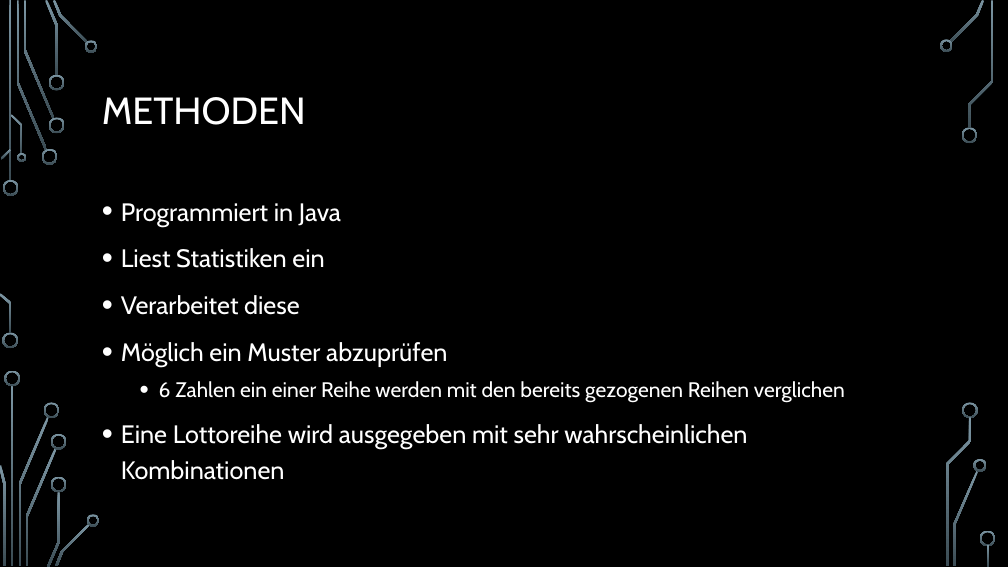
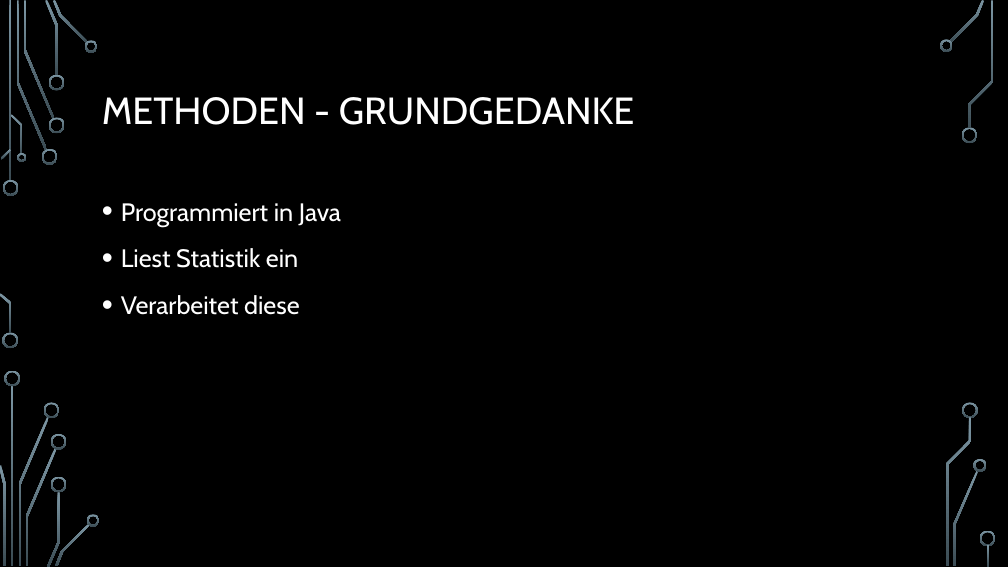
Before and after one commit to I4-Projektseminar-HHU-2017/i4-projekt-wissenstechnologien-lottogewinner-1, a slide deck: slide 7 of LottogewinnerPräsentation.pptx. Drawn at 1008x567 pixels with LibreOffice and Linux fonts; fonts in the diff are those of the drawing; background and template pictures are left out. Boxes give left, top, right and bottom in pixels: in the first picture for what was removed or moved away, otherwise in the second. Text is boxed around its words. In the diff, an @@ line names an element or a change of style, - is before the commit and + after.

```diff
--- a/LottogewinnerPräsentation.pptx
+++ b/LottogewinnerPräsentation.pptx
@@ title at [102,97,635,125]: text changed @@
-METHODEN
+METHODEN - GRUNDGEDANKE
@@ text at [121,248,298,268]: text changed @@
-• Liest Statistiken ein
+• Liest Statistik ein
@@ text at [121,342,845,480]: paragraphs removed @@
-• Möglich ein Muster abzuprüfen
-  • 6 Zahlen ein einer Reihe werden mit den bereits gezogenen Reihen verglichen
-• Eine Lottoreihe wird ausgegeben mit sehr wahrscheinlichen Kombinationen
```
Also in this commit, not shown: 4 other slides changed, 1 slide added.
